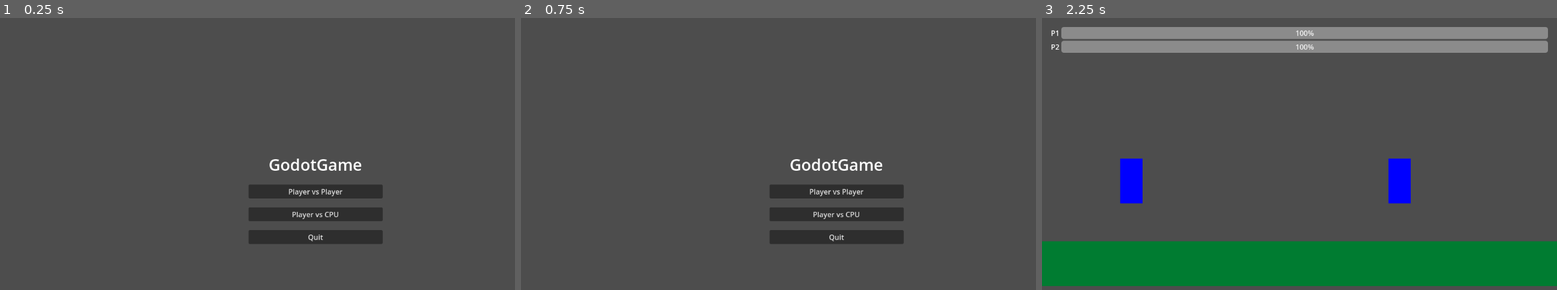
Above: before the commit, frames 1-3 (left to right).
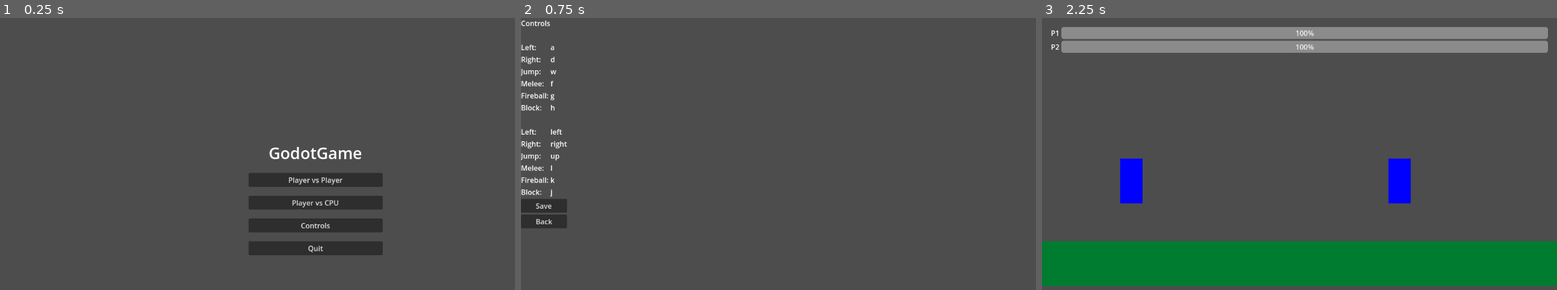
Above: after the commit, the same moments.

Repository: hqfrancheese/Comp159
Game: Godot game, scene res://scenes/MainMenu.tscn
Same seed, same stepped clock (60 frames per second), same inputs: the game is played once before the commit and once after it.
Inputs (mouse positions are in pixels of both pictures, inside the frame that each line leads up to):
- Up to frame 1 (0.25 s): no input
- Up to frame 2 (0.75 s): click (835, 224) at 0.5 s, where only the run after the commit has a clickable "Controls"
- Up to frame 3 (2.25 s): click (1062, 205) at 1.25 s, where only the run after the commit has a clickable "Save"; click "Player vs Player" at 2 s

The runs differ from the first frame. In frame 1, 6.9% of the frame differs, in the area x 48-75%, y 47-88%; in frame 2, 5.8%; in frame 3, nothing differs.
Error after the commit: Invalid call. Nonexistent function 'reset_health' in base 'Node (GameManager.gd)'. (res://scripts/Game.gd:8)

Commit message:
Player Controls
Edit so players can now see controls.  Working on editing the controls

Diff:
--- /dev/null
+++ b/scenes/ControlsMenu.tscn
@@ -0,0 +1,135 @@
+[gd_scene load_steps=2 format=3 uid="uid://bikb0gaa4udco"]
+
+[ext_resource type="Script" uid="uid://drix6v6boxhmj" path="res://scripts/ControlsMenu.gd" id="1_nwgxb"]
+
+[node name="ControlsMenu" type="Control"]
+layout_mode = 3
+anchors_preset = 0
+script = ExtResource("1_nwgxb")
+
+[node name="VBoxContainer" type="VBoxContainer" parent="."]
+layout_mode = 0
+offset_right = 40.0
+offset_bottom = 40.0
+
+[node name="TitleLabel" type="Label" parent="VBoxContainer"]
+layout_mode = 2
+text = "Controls"
+
+[node name="Player1Label" type="Label" parent="VBoxContainer"]
+layout_mode = 2
+
+[node name="Player1Grid" type="GridContainer" parent="VBoxContainer"]
+layout_mode = 2
+columns = 2
+
+[node name="Label" type="Label" parent="VBoxContainer/Player1Grid"]
+layout_mode = 2
+text = "Left:"
+
+[node name="Label2" type="Label" parent="VBoxContainer/Player1Grid"]
+layout_mode = 2
+text = "A"
+
+[node name="Label3" type="Label" parent="VBoxContainer/Player1Grid"]
+layout_mode = 2
+text = "Right:"
+
+[node name="Label4" type="Label" parent="VBoxContainer/Player1Grid"]
+layout_mode = 2
+text = "D"
+
+[node name="Label5" type="Label" parent="VBoxContainer/Player1Grid"]
+layout_mode = 2
+text = "Jump:"
+
+[node name="Label6" type="Label" parent="VBoxContainer/Player1Grid"]
+layout_mode = 2
+text = "W"
+
+[node name="Label7" type="Label" parent="VBoxContainer/Player1Grid"]
+layout_mode = 2
+text = "Melee:"
+
+[node name="Label8" type="Label" parent="VBoxContainer/Player1Grid"]
+layout_mode = 2
+text = "F"
+
+[node name="Label9" type="Label" parent="VBoxContainer/Player1Grid"]
+layout_mode = 2
+text = "Fireball:"
+
+[node name="Label10" type="Label" parent="VBoxContainer/Player1Grid"]
+layout_mode = 2
+text = "G"
+
+[node name="Label11" type="Label" parent="VBoxContainer/Player1Grid"]
+layout_mode = 2
+text = "Block:"
+
+[node name="Label12" type="Label" parent="VBoxContainer/Player1Grid"]
+layout_mode = 2
+text = "H"
+
+[node name="Player2Label" type="Label" parent="VBoxContainer"]
+layout_mode = 2
+
+[node name="Player2Grid" type="GridContainer" parent="VBoxContainer"]
+layout_mode = 2
+columns = 2
+
+[node name="Label" type="Label" parent="VBoxContainer/Player2Grid"]
+layout_mode = 2
+text = "Left:"
+
+[node name="Label2" type="Label" parent="VBoxContainer/Player2Grid"]
+layout_mode = 2
+text = "←"
+
+[node name="Label3" type="Label" parent="VBoxContainer/Player2Grid"]
+layout_mode = 2
+text = "Right:"
+
+[node name="Label4" type="Label" parent="VBoxContainer/Player2Grid"]
+layout_mode = 2
+text = "→"
+
+[node name="Label5" type="Label" parent="VBoxContainer/Player2Grid"]
+layout_mode = 2
+text = "Jump:"
+
+[node name="Label6" type="Label" parent="VBoxContainer/Player2Grid"]
+layout_mode = 2
+text = "↑"
+
+[node name="Label7" type="Label" parent="VBoxContainer/Player2Grid"]
+layout_mode = 2
+text = "Melee:"
+
+[node name="Label8" type="Label" parent="VBoxContainer/Player2Grid"]
+layout_mode = 2
+text = "L"
+
+[node name="Label9" type="Label" parent="VBoxContainer/Player2Grid"]
+layout_mode = 2
+text = "Fireball:"
+
+[node name="Label10" type="Label" parent="VBoxContainer/Player2Grid"]
+layout_mode = 2
+text = "K"
+
+[node name="Label11" type="Label" parent="VBoxContainer/Player2Grid"]
+layout_mode = 2
+text = "Block:"
+
+[node name="Label12" type="Label" parent="VBoxContainer/Player2Grid"]
+layout_mode = 2
+text = "J"
+
+[node name="SaveButton" type="Button" parent="VBoxContainer"]
+layout_mode = 2
+text = "Save"
+
+[node name="BackButton" type="Button" parent="VBoxContainer"]
+layout_mode = 2
+text = "Back"
--- a/scenes/MainMenu.tscn
+++ b/scenes/MainMenu.tscn
@@ -40,6 +40,10 @@
 layout_mode = 2
 text = "Player vs CPU"
 
+[node name="ControlsButton" type="Button" parent="VBoxContainer"]
+layout_mode = 2
+text = "Controls"
+
 [node name="QuitButton" type="Button" parent="VBoxContainer"]
 layout_mode = 2
 text = "Quit"
--- /dev/null
+++ b/scripts/ControlsMenu.gd
@@ -0,0 +1,60 @@
+extends Control
+
+var waiting_for_input: Button = null
+var editing_player = ""
+var action_name = ""
+
+func _ready():
+	# Connect all buttons
+	for grid in [$VBoxContainer/Player1Grid, $VBoxContainer/Player2Grid]:
+		for child in grid.get_children():
+			if child is Button:
+				child.pressed.connect(_on_control_button_pressed.bind(child))
+
+	$VBoxContainer/SaveButton.pressed.connect(_on_save_pressed)
+	$VBoxContainer/BackButton.pressed.connect(_on_back_pressed)
+
+	_load_controls()
+
+func _load_controls():
+	var p1 = GameManager.player1_controls
+	var p2 = GameManager.player2_controls
+
+	_set_grid_values($VBoxContainer/Player1Grid, p1)
+	_set_grid_values($VBoxContainer/Player2Grid, p2)
+
+func _set_grid_values(grid, controls):
+	var i = 0
+	for key in controls.keys():
+		var button = grid.get_child(i * 2 + 1)
+		button.text = controls[key]
+		button.name = key
+		i += 1
+
+func _on_control_button_pressed(button: Button):
+	waiting_for_input = button
+	editing_player = "p1" if button.get_parent() == $VBoxContainer/Player1Grid else "p2"
+	action_name = button.name
+	button.text = "Press key..."
+	set_process_input(true)
+
+func _input(event):
+	if waiting_for_input and event is InputEventKey and event.pressed:
+		var new_key = OS.get_keycode_string(event.keycode)
+		waiting_for_input.text = new_key
+		_update_player_controls(editing_player, action_name, new_key)
+		waiting_for_input = null
+		set_process_input(false)
+
+func _update_player_controls(player, action, key):
+	if player == "p1":
+		GameManager.player1_controls[action] = key.to_lower()
+	else:
+		GameManager.player2_controls[action] = key.to_lower()
+
+func _on_save_pressed():
+	GameManager.save_controls() # optional
+	get_tree().change_scene_to_file("res://scenes/MainMenu.tscn")
+
+func _on_back_pressed():
+	get_tree().change_scene_to_file("res://scenes/MainMenu.tscn")
--- a/scripts/Fighter.gd
+++ b/scripts/Fighter.gd
@@ -33,25 +33,12 @@
 
 func _ready():
 	if player_number == 1:
-		controls = {
-			"left": "a",
-			"right": "d",
-			"jump": "w",
-			"melee": "f",
-			"fireball": "g",
-			"block": "h"
-		}
+		controls = GameManager.player1_controls
 		sprite.color = Color.BLUE
 	else:
-		controls = {
-			"left": "left",
-			"right": "right",
-			"jump": "up",
-			"melee": "l",
-			"fireball": "k",
-			"block": "j"
-		}
+		controls = GameManager.player2_controls
 		sprite.color = Color.RED
+
 
 func _physics_process(delta):
 	fireball_timer = max(0, fireball_timer - delta)
--- a/scripts/GameManager.gd
+++ b/scripts/GameManager.gd
@@ -1,12 +1,45 @@
-# GameManager.gd (Autoload)
 extends Node
 
 enum GameMode { PVP, PVCPU }
-var game_mode: GameMode = GameMode.PVP
 
-var player1_health: float = 100.0
-var player2_health: float = 100.0
+var game_mode = GameMode.PVP
 
-func reset_health():
-	player1_health = 100.0
-	player2_health = 100.0
+# Default control bindings
+var player1_controls = {
+	"left": "a",
+	"right": "d",
+	"jump": "w",
+	"melee": "f",
+	"fireball": "g",
+	"block": "h"
+}
+
+var player2_controls = {
+	"left": "left",
+	"right": "right",
+	"jump": "up",
+	"melee": "l",
+	"fireball": "k",
+	"block": "j"
+}
+
+var player1_health = 100
+var player2_health = 100
+
+# (Optional) Save/load functions
+func save_controls():
+	var data = {
+		"p1": player1_controls,
+		"p2": player2_controls
+	}
+	var file = FileAccess.open("user://controls.json", FileAccess.WRITE)
+	file.store_string(JSON.stringify(data))
+	file.close()
+
+func load_controls():
+	if FileAccess.file_exists("user://controls.json"):
+		var file = FileAccess.open("user://controls.json", FileAccess.READ)
+		var data = JSON.parse_string(file.get_as_text())
+		player1_controls = data["p1"]
+		player2_controls = data["p2"]
+		file.close()
--- a/scripts/MainMenu.gd
+++ b/scripts/MainMenu.gd
@@ -1,9 +1,9 @@
-# MainMenu.gd
 extends Control
 
 func _ready():
 	$VBoxContainer/PvPButton.pressed.connect(_on_pvp_pressed)
 	$VBoxContainer/PvCPUButton.pressed.connect(_on_pvcpu_pressed)
+	$VBoxContainer/ControlsButton.pressed.connect(_on_controls_pressed)
 	$VBoxContainer/QuitButton.pressed.connect(_on_quit_pressed)
 
 func _on_pvp_pressed():
@@ -14,8 +14,8 @@
 	GameManager.game_mode = GameManager.GameMode.PVCPU
 	get_tree().change_scene_to_file("res://scenes/Game.tscn")
 
+func _on_controls_pressed():
+	get_tree().change_scene_to_file("res://scenes/ControlsMenu.tscn")
+
 func _on_quit_pressed():
 	get_tree().quit()
-
-func _process(_delta):
-	pass
Not shown, added: scripts/ControlsMenu.gd.uid
